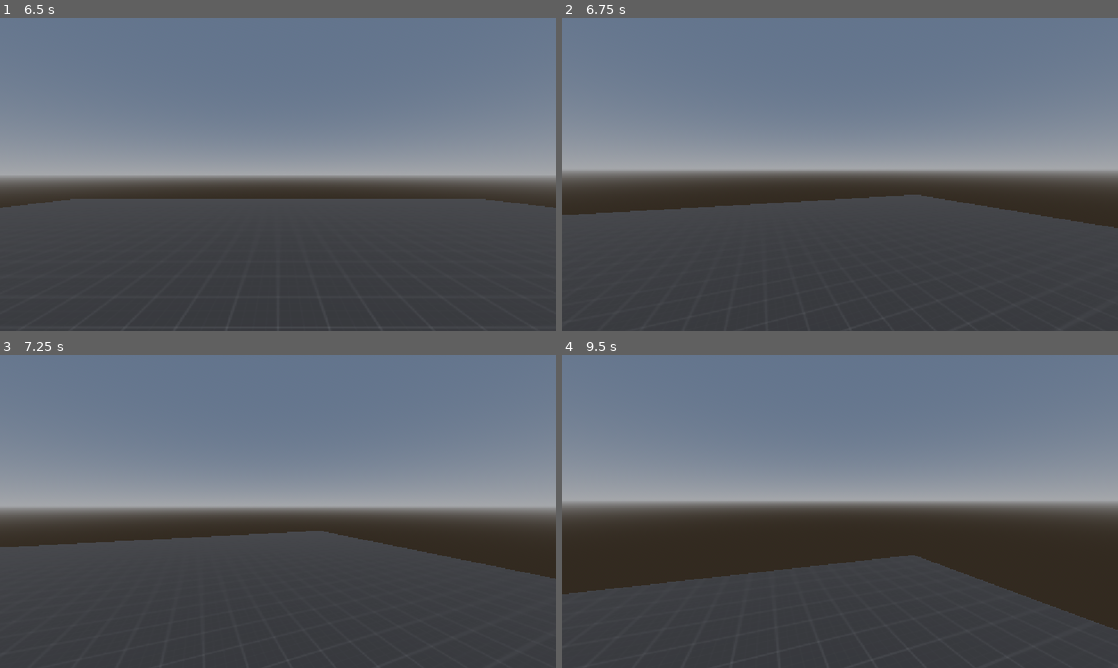
Above: before the commit, frames 1-4 (two rows, left to right).
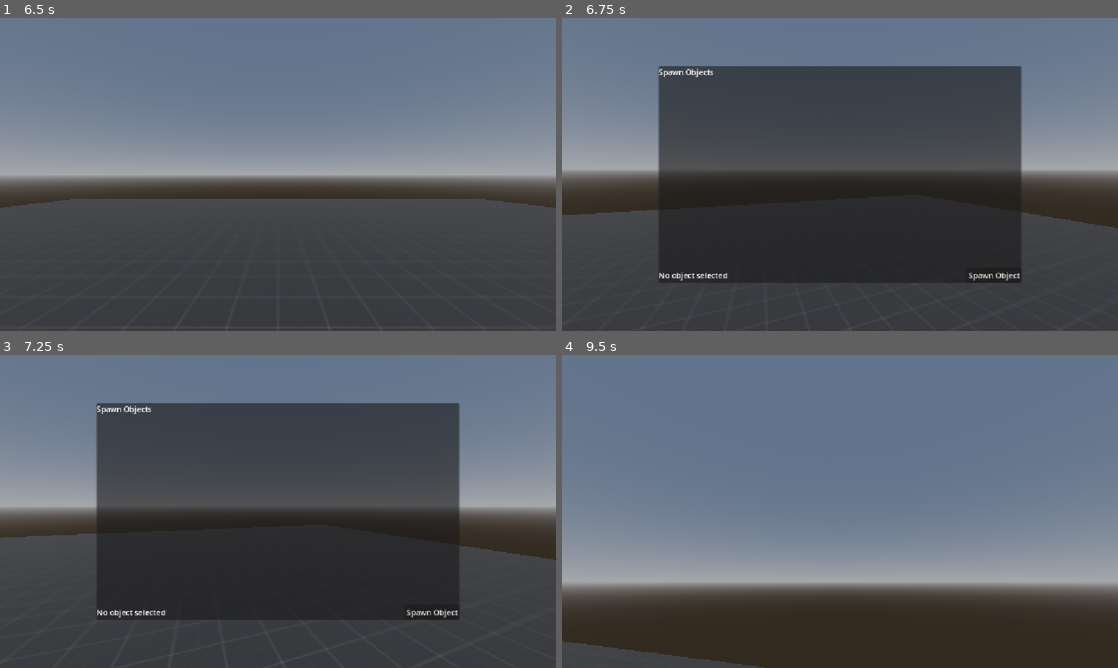
Above: after the commit, the same moments.

Repository: annaxiomm/usg
Game: Godot game, scene res://special/splash.tscn
The game is run twice, just before and just after one commit, with the same random seed, the same clock (stepped at 60 frames per second) and the same inputs.
Inputs (mouse positions are in pixels of both pictures, inside the frame that each line leads up to):
- Up to frame 1 (6.5 s): tap Enter at 0.5, 3.5 s; move the mouse to (400, 158) at 0.52 s; hold D (right) 0.53-1.28 s; tap Ctrl (crouch) at 0.6, 3.8, 4.35 s; tap Space (jump) at 0.77, 1.07, 1.52, 1.82, 2.75, 3.02, 3.05, 3.32, 3.6, 3.77, 4.07, 4.52, 4.82 s; tap V (fly) at 0.8, 1.35, 4.55, 5.1 s; move the mouse to (166, 190) at 1.27 s; hold S (backward) 1.28-2.03 s; tap G (spawn_object) at 1.55, 2.1, 5.3 s; move the mouse to (333, 105) at 2.02 s; hold D (right) 2.03-2.78 s; hold Shift (sprint) 2.03-2.78 s; move the mouse to (250, 237) at 2.77 s; hold W (forward) 2.78-3.53 s; tap Shift (sprint) at 2.85 s; move the mouse to (444, 221) at 3.52 s; hold A (left) 3.53-5.03 s; tap Escape (pause) at 4.15 s; move the mouse to (111, 127) at 4.27 s; move the mouse to (305, 174) at 5.02 s; hold S (backward) 5.03-5.75 s; click "start" at 5.75 s
- Up to frame 2 (6.75 s): tap Space (jump) at 6.5 s; move the mouse to (817, 168) at 6.52 s; hold D (right) from 6.53 s (still down); tap G (spawn_object) at 6.6 s
- Up to frame 3 (7.25 s): keep holding D (right); tap Space (jump) at 6.77, 7.07 s; tap Shift (sprint) at 6.8 s
- Up to frame 4 (9.5 s): release D (right) at 7.25 s; click (995, 611) at 7.25 s, where only the run after the commit has a clickable "Spawn Object"; tap Enter at 8 s; move the mouse to (867, 511) at 8.02 s; hold Shift (sprint) 8.03-8.78 s; hold W (forward) from 8.03 s (still down); tap Space (jump) at 8.27, 8.3, 8.57, 9.02, 9.32 s; move the mouse to (812, 511) at 8.77 s; tap Ctrl (crouch) at 8.85 s

Frame 1 is identical in both runs. In frame 2, 38% of the frame differs, in the area x 17-83%, y 15-85%; in frame 3, 39%; in frame 4, 60%, in the area x 0-100%, y 31-100%.

Commit message:
Added a rudimentary object spawning menu
Also modified the way object size is calculated so shrek isn't so big

Diff:
--- a/object/BasicObject.tscn
+++ b/object/BasicObject.tscn
@@ -3,5 +3,11 @@
 [ext_resource type="Script" uid="uid://bdtexd2oaswxq" path="res://object/basic_object.gd" id="1_3xorf"]
 
 [node name="BasicObject" type="RigidBody3D"]
+contact_monitor = true
+max_contacts_reported = 1
 script = ExtResource("1_3xorf")
 metadata/Pickable = true
+metadata/name = ""
+
+[connection signal="body_entered" from="." to="." method="_on_body_entered"]
+[connection signal="body_shape_entered" from="." to="." method="_on_body_shape_entered"]
--- a/object/basic_object.gd
+++ b/object/basic_object.gd
@@ -1,12 +1,34 @@
 extends RigidBody3D
 
+var sounds = [
+	preload("res://assets/sounds/collision/c1.wav"),
+	preload("res://assets/sounds/collision/c2.wav"),
+	preload("res://assets/sounds/collision/c3.wav"),
+	preload("res://assets/sounds/collision/c4.wav"),
+	preload("res://assets/sounds/collision/c5.wav"),
+	preload("res://assets/sounds/collision/c6.wav"),
+
+]
+
+var audio_player: AudioStreamPlayer3D
+
+func play_random_sound():
+	audio_player.stream = sounds[randi() % sounds.size()]
+	audio_player.play()
 
 # Called when the node enters the scene tree for the first time.
 func _ready() -> void:
-	pass # Replace with function body.
+	audio_player = AudioStreamPlayer3D.new()
 
 
 # Called every frame. 'delta' is the elapsed time since the previous frame.
 func _process(delta: float) -> void:
 	if position.y <= -50:
 		queue_free()
+
+
+
+
+func _on_body_shape_entered(body_rid: RID, body: Node, body_shape_index: int, local_shape_index: int) -> void:
+	print("hello")
+	play_random_sound()
--- a/player/movement.gd
+++ b/player/movement.gd
@@ -14,11 +14,18 @@
 
 @export var fly: bool = false
 
+var move = true
+
 func _ready() -> void:
 	Input.mouse_mode = Input.MOUSE_MODE_CAPTURED
 
+	$CanvasLayer/MarginContainer/ObjectSpawn.connect("object_menu_opened", pause_movement)
+	$CanvasLayer/MarginContainer/ObjectSpawn.connect("object_menu_closed", unpause_movement)
+
+
+
 func _input(event: InputEvent) -> void:
-	if event is InputEventMouseMotion:
+	if event is InputEventMouseMotion and move:
 		rotate_y(-deg_to_rad(event.relative.x * mouse_sens))
 		head.rotate_x(deg_to_rad(-event.relative.y * mouse_sens))
 		head.rotation.x = clamp(head.rotation.x, deg_to_rad(-89), deg_to_rad(89))
@@ -29,43 +36,50 @@
 	if not is_on_floor() and not fly:
 		velocity += get_gravity() * gravity_modifier * delta
 
-	# Handle jump.
-	if Input.is_action_just_pressed("jump") and is_on_floor() and not fly:
-		velocity.y = jump_height
+	if move:
+		# Handle jump.
+		if Input.is_action_just_pressed("jump") and is_on_floor() and not fly:
+			velocity.y = jump_height
 
-	if Input.is_action_pressed("sprint"):
-		current_speed = sprint_speed
-	else:
-		current_speed = walk_speed
+		if Input.is_action_pressed("sprint"):
+			current_speed = sprint_speed
+		else:
+			current_speed = walk_speed
 
-	if Input.is_action_just_pressed("fly"):
+		if Input.is_action_just_pressed("fly"):
+			if fly:
+				fly = false
+				current_speed = fly_speed_horizontal
+				$CollisionShape3D.disabled = false
+			else:
+				fly = true
+				current_speed = walk_speed
+				$CollisionShape3D.disabled = true
+
 		if fly:
-			fly = false
-			current_speed = fly_speed_horizontal
-			$CollisionShape3D.disabled = false
+			var fly_input := Input.get_axis("crouch", "jump")
+			var fly_dir := (transform.basis * Vector3(0, fly_input, 0)).normalized()
+			if fly_dir:
+				velocity.y = fly_dir.y * current_speed
+			else:
+				velocity.y = move_toward(velocity.y, 0, current_speed)
+
+		# Get the input direction and handle the movement/deceleration.
+		# As good practice, you should replace UI actions with custom gameplay actions.
+		var input_dir := Input.get_vector("left", "right", "forward", "backward")
+		var direction := (transform.basis * Vector3(input_dir.x, 0, input_dir.y)).normalized()
+		if direction:
+			velocity.x = direction.x * current_speed
+			velocity.z = direction.z * current_speed
 		else:
-			fly = true
-			current_speed = walk_speed
-			$CollisionShape3D.disabled = true
-
-	if fly:
-		var fly_input := Input.get_axis("crouch", "jump")
-		var fly_dir := (transform.basis * Vector3(0, fly_input, 0)).normalized()
-		if fly_dir:
-			velocity.y = fly_dir.y * current_speed
-		else:
-			velocity.y = move_toward(velocity.y, 0, current_speed)
-
-	# Get the input direction and handle the movement/deceleration.
-	# As good practice, you should replace UI actions with custom gameplay actions.
-	var input_dir := Input.get_vector("left", "right", "forward", "backward")
-	var direction := (transform.basis * Vector3(input_dir.x, 0, input_dir.y)).normalized()
-	if direction:
-		velocity.x = direction.x * current_speed
-		velocity.z = direction.z * current_speed
-	else:
-		velocity.x = move_toward(velocity.x, 0, current_speed)
-		velocity.z = move_toward(velocity.z, 0, current_speed)
+			velocity.x = move_toward(velocity.x, 0, current_speed)
+			velocity.z = move_toward(velocity.z, 0, current_speed)
 
 
 	move_and_slide()
+
+func pause_movement():
+	move = false
+
+func unpause_movement():
+	move = true
--- /dev/null
+++ b/player/object_spawn_menu.gd
@@ -0,0 +1,60 @@
+extends PanelContainer
+
+@onready var object_spawner = $"../../../ObjectSpawner"
+@onready var object_list = $VBoxContainer/ScrollContainer/HFlowContainer
+
+signal object_menu_opened
+signal object_menu_closed
+
+var objects = []
+var currently_open = false
+
+# Called when the node enters the scene tree for the first time.
+func _ready() -> void:
+	hide()
+
+func _process(_delta: float) -> void:
+	if Input.is_action_just_pressed("spawn_object"):
+		if currently_open:
+			close()
+			currently_open = false
+		else:
+			open()
+			currently_open = true
+
+func open() -> void:
+	reload_objects()
+	emit_signal("object_menu_opened")
+	Input.mouse_mode = Input.MOUSE_MODE_VISIBLE
+	mouse_filter = Control.MOUSE_FILTER_STOP
+	show()
+
+func close() -> void:
+	emit_signal("object_menu_closed")
+	Input.mouse_mode = Input.MOUSE_MODE_CAPTURED
+	mouse_filter = Control.MOUSE_FILTER_IGNORE
+	hide()
+
+
+func reload_objects() -> void:
+	object_spawner.scan_user_folder()
+	objects = object_spawner.available_objects
+	for i in object_list.get_children():
+		i.queue_free()
+	for i in objects:
+		var label = Button.new()
+		label.text = i
+		if i == object_spawner.loaded_object_name:
+			label.flat = true
+
+		label.connect("pressed", Callable(self, "object_selected").bind(i))
+		object_list.add_child(label)
+
+func object_selected(name: String):
+	$VBoxContainer/StatusBar/ObjectName.text = name
+	object_spawner.load_new_object(name)
+
+
+func _on_spawn_object_pressed() -> void:
+	object_spawner.spawn_new_object(object_spawner.loaded_object)
+	close()
--- a/player/object_spawner.gd
+++ b/player/object_spawner.gd
@@ -24,20 +24,20 @@
 		DirAccess.open("user://").make_dir("objects")
 		user_dir = DirAccess.open("user://objects/")
 
+	scan_user_folder()
+
+func _process(_delta: float):
+	# Load object if it isn't already loaded
+	if object_to_load != loaded_object_name:
+		load_new_object(object_to_load)
+		loaded_object_name = object_to_load
+
+func scan_user_folder() -> void:
+	available_objects = []
 	user_dir.list_dir_begin()
 	for file: String in user_dir.get_files():
 		available_objects.append(file)
 
-	print(available_objects)
-
-func _process(_delta: float):
-	if object_to_load != loaded_object_name:
-		load_new_object(object_to_load)
-		loaded_object_name = object_to_load
-
-
-	if Input.is_action_just_pressed("spawn_object"):
-		spawn_new_object(loaded_object)
 
 func load_new_object(name: String):
 	var gltf_doc_load = GLTFDocument.new()
@@ -49,6 +49,7 @@
 		loaded_object = gltf_doc_load
 		loaded_state = gltf_state_load
 	else:
+		# Load "Model not found" object
 		print("failed to load object! loading default object instead...")
 		error = gltf_doc_load.append_from_file("res://assets/models/404.glb", gltf_state_load)
 		loaded_object = gltf_doc_load
@@ -56,23 +57,72 @@
 
 
 
+#func spawn_new_object(object: GLTFDocument):
+	#
+	#if place_raycast.is_colliding() and object != null:
+		#var object_scene = object.generate_scene(loaded_state)
+		#var tmp_object = basic_object.instantiate()
+		#var tmp_position = place_raycast.get_collision_point()
+		#tmp_position.y += 5
+		#
+		#tmp_object.position = tmp_position
+		#
+		## Generate collisions for each child mesh of the GLTF
+		#for child: MeshInstance3D in object_scene.find_children("", "MeshInstance3D", true, false):
+			#var collision_body = CollisionShape3D.new()
+			#collision_body.shape = child.mesh.create_convex_shape()
+			#collision_body.transform = child.transform
+			#tmp_object.add_child(collision_body)
+				#
+			#tmp_object.add_child(object_scene)
+		#
+		#get_parent().get_parent().add_child(tmp_object)
+	#else:
+		#print("No object loaded!")
+		#
+
+
 func spawn_new_object(object: GLTFDocument):
-
 	if place_raycast.is_colliding() and object != null:
 		var object_scene = object.generate_scene(loaded_state)
-		var tmp_object = basic_object.instantiate()
-		var tmp_position = place_raycast.get_collision_point()
-		tmp_position.y += 5
 
-		tmp_object.position = tmp_position
-		for child: MeshInstance3D in object_scene.find_children("", "MeshInstance3D", true, false):
-			var collision_body = CollisionShape3D.new()
-			collision_body.shape = child.mesh.create_convex_shape()
-			collision_body.transform = child.transform
-			tmp_object.add_child(collision_body)
+		# --- Compute bounding box for scaling ---
+		var aabb := AABB()
+		var first := true
+		for mesh_instance: MeshInstance3D in object_scene.find_children("", "MeshInstance3D", true, false):
+			var mesh = mesh_instance.mesh
+			if mesh:
+				var global_aabb = mesh.get_aabb() * mesh_instance.global_transform
+				if first:
+					aabb = global_aabb
+					first = false
+				else:
+					aabb = aabb.merge(global_aabb)
 
-			tmp_object.add_child(object_scene)
+		# --- Scale object so its largest dimension ≈ target_size ---
+		var target_size := 1.5
+		var max_dim = max(aabb.size.x, aabb.size.y, aabb.size.z)
+		var scale_factor = target_size / max_dim
+		object_scene.scale = Vector3.ONE * scale_factor
+
+		# --- Create the RigidBody wrapper ---
+		var tmp_object := basic_object.instantiate()
+		tmp_object.position = place_raycast.get_collision_point() + Vector3.UP * 5
+
+		# --- Add the scaled model ---
+		tmp_object.add_child(object_scene)
+
+		# --- Generate collisions (scaled) ---
+		for mesh_instance: MeshInstance3D in object_scene.find_children("", "MeshInstance3D", true, false):
+			if mesh_instance.mesh:
+				var shape := mesh_instance.mesh.create_convex_shape()
+				if shape:
+					var collision_shape := CollisionShape3D.new()
+					collision_shape.shape = shape
+					# Apply same transform *and* scaling
+					collision_shape.transform = mesh_instance.transform.scaled(object_scene.scale)
+					tmp_object.add_child(collision_shape)
+
+		tmp_object.set_meta("name", loaded_object_name)
 
 		get_parent().get_parent().add_child(tmp_object)
-	else:
-		print("No object loaded!")
--- a/player/player.tscn
+++ b/player/player.tscn
@@ -1,7 +1,8 @@
-[gd_scene load_steps=4 format=3 uid="uid://5ku2q4tf23ih"]
+[gd_scene load_steps=5 format=3 uid="uid://5ku2q4tf23ih"]
 
 [ext_resource type="Script" uid="uid://drj6k78rfua3w" path="res://player/movement.gd" id="1_oul6g"]
 [ext_resource type="Script" uid="uid://dxundqkpdatyc" path="res://player/object_spawner.gd" id="2_rkbax"]
+[ext_resource type="Script" uid="uid://cvnfrei1wov6c" path="res://player/object_spawn_menu.gd" id="3_g1dw6"]
 
 [sub_resource type="CapsuleShape3D" id="CapsuleShape3D_kqu6x"]
 
@@ -21,4 +22,50 @@
 
 [node name="ObjectSpawner" type="Node3D" parent="."]
 script = ExtResource("2_rkbax")
-object_to_load = "shrek.glb"
+object_to_load = "i dont exist"
+
+[node name="CanvasLayer" type="CanvasLayer" parent="."]
+
+[node name="MarginContainer" type="MarginContainer" parent="CanvasLayer"]
+anchors_preset = 15
+anchor_right = 1.0
+anchor_bottom = 1.0
+grow_horizontal = 2
+grow_vertical = 2
+theme_override_constants/margin_left = 200
+theme_override_constants/margin_top = 100
+theme_override_constants/margin_right = 200
+theme_override_constants/margin_bottom = 100
+
+[node name="ObjectSpawn" type="PanelContainer" parent="CanvasLayer/MarginContainer"]
+custom_minimum_size = Vector2(300, 0)
+layout_mode = 2
+script = ExtResource("3_g1dw6")
+
+[node name="VBoxContainer" type="VBoxContainer" parent="CanvasLayer/MarginContainer/ObjectSpawn"]
+layout_mode = 2
+
+[node name="WindowTitle" type="Label" parent="CanvasLayer/MarginContainer/ObjectSpawn/VBoxContainer"]
+layout_mode = 2
+text = "Spawn Objects"
+
+[node name="ScrollContainer" type="ScrollContainer" parent="CanvasLayer/MarginContainer/ObjectSpawn/VBoxContainer"]
+layout_mode = 2
+size_flags_vertical = 3
+
+[node name="HFlowContainer" type="HFlowContainer" parent="CanvasLayer/MarginContainer/ObjectSpawn/VBoxContainer/ScrollContainer"]
+layout_mode = 2
+
+[node name="StatusBar" type="HBoxContainer" parent="CanvasLayer/MarginContainer/ObjectSpawn/VBoxContainer"]
+layout_mode = 2
+
+[node name="ObjectName" type="Label" parent="CanvasLayer/MarginContainer/ObjectSpawn/VBoxContainer/StatusBar"]
+layout_mode = 2
+size_flags_horizontal = 3
+text = "No object selected"
+
+[node name="SpawnObject" type="Button" parent="CanvasLayer/MarginContainer/ObjectSpawn/VBoxContainer/StatusBar"]
+layout_mode = 2
+text = "Spawn Object"
+
+[connection signal="pressed" from="CanvasLayer/MarginContainer/ObjectSpawn/VBoxContainer/StatusBar/SpawnObject" to="CanvasLayer/MarginContainer/ObjectSpawn" method="_on_spawn_object_pressed"]
Not shown, added: assets/sounds/collision/c1.wav.import
Not shown, added: assets/sounds/collision/c2.wav.import
Not shown, added: assets/sounds/collision/c3.wav.import
Not shown, added: assets/sounds/collision/c4.wav.import
Not shown, added: assets/sounds/collision/c5.wav.import
Not shown, added: assets/sounds/collision/c6.wav.import
Not shown, added: player/object_spawn_menu.gd.uid
Not shown, added: assets/sounds/collision/c1.wav
Not shown, added: assets/sounds/collision/c2.wav
Not shown, added: assets/sounds/collision/c3.wav
Not shown, added: assets/sounds/collision/c4.wav
Not shown, added: assets/sounds/collision/c5.wav
(and 1 more such lines)
